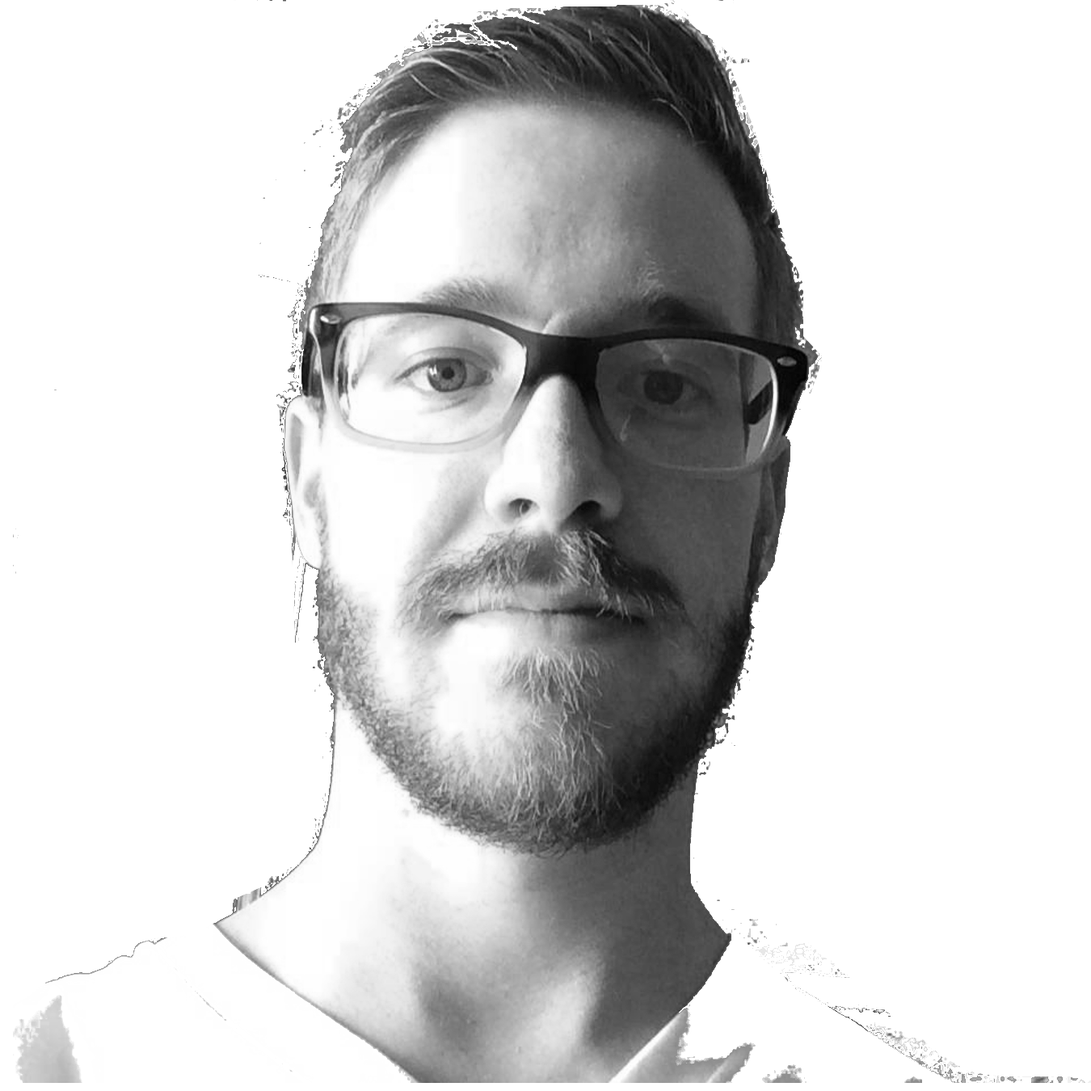
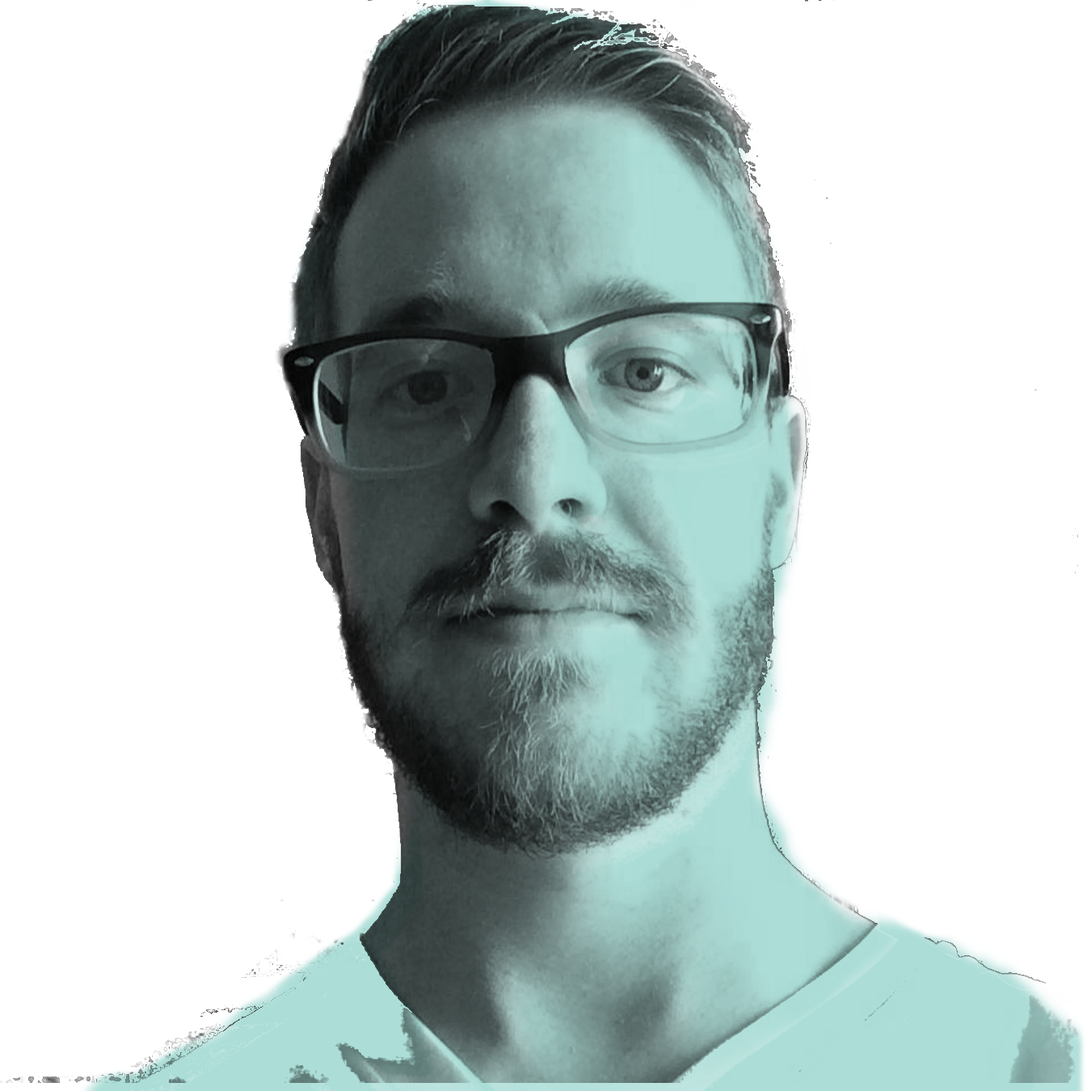
Before/after of a 1091×1091 layered artwork. What changed in the layer stack:
painted on "10696382_10155339769715355_8640121285672287292_n.jpg copy" over [left=0, top=0, right=1091, bottom=1084]
removed layer "Layer #1" (was 63%) over [left=0, top=0, right=1091, bottom=1091]
"10696382_10155339769715355_8640121285672287292_n.jpg": opacity 59% → 100%, painted on it over [left=0, top=0, right=1091, bottom=1091]
showed "Layer", opacity 0% → 39%, painted on it over [left=0, top=0, right=1087, bottom=1091]
